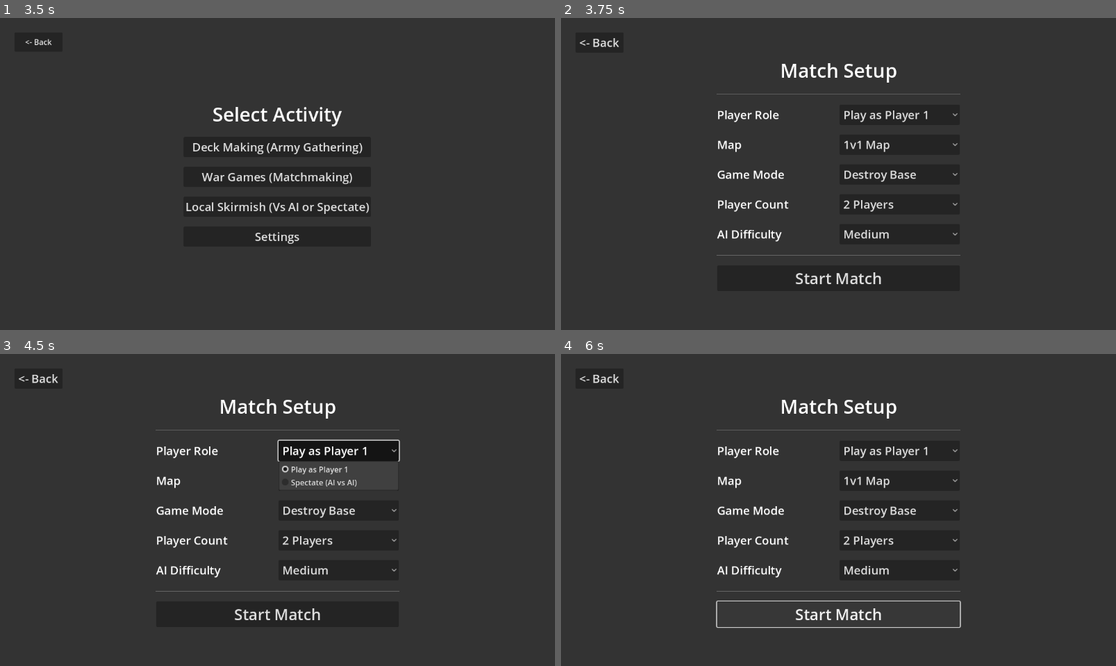
Above: before the commit, frames 1-4 (two rows, left to right).
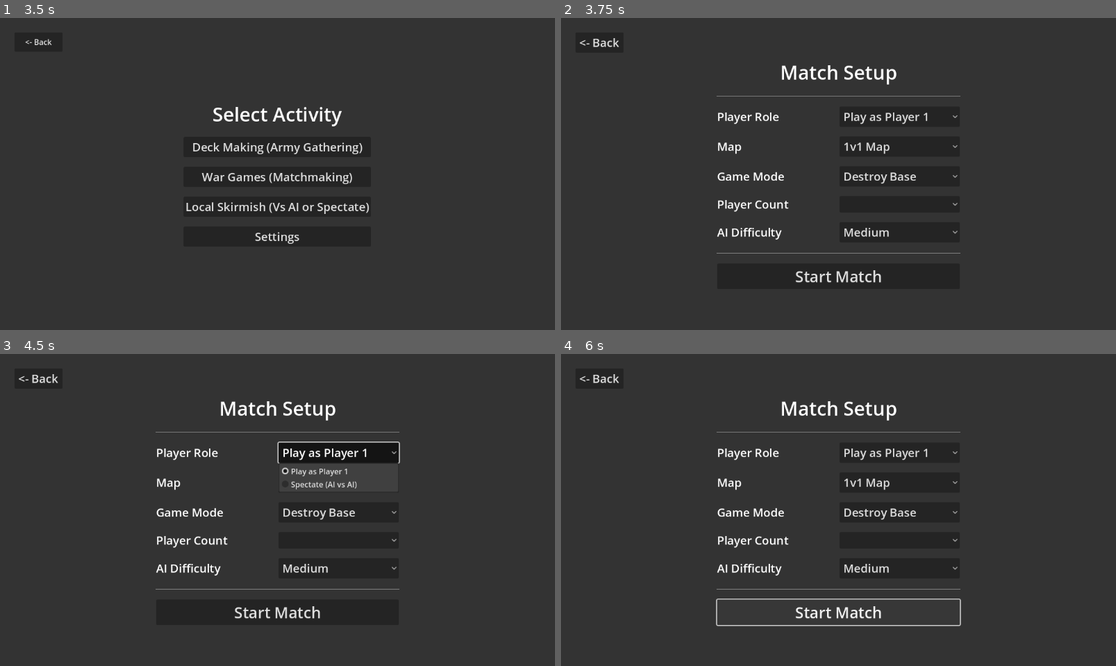
Above: after the commit, the same moments.

Repository: geoffbradford96/UBB_v4
Game: Godot game, scene res://Scenes/BootScreen.tscn
The game is run twice, just before and just after one commit, with the same random seed, the same clock (stepped at 60 frames per second) and the same inputs.
Inputs (mouse positions are in pixels of both pictures, inside the frame that each line leads up to):
- Up to frame 1 (3.5 s): tap Enter at 0.5, 2 s; move the mouse to (399, 158) at 0.52 s; hold Right (ui_right) 0.53-1.25 s; click (399, 158) at 0.67 s; tap Space at 1.25 s; drag from (166, 189) to (249, 236) at 1.27 s; move the mouse to (333, 105) at 2.02 s; hold Right (ui_right) 2.03-2.75 s; click "Local Play" at 2.75 s
- Up to frame 2 (3.75 s): click "Local Skirmish (Vs AI or Spec…" at 3.5 s
- Up to frame 3 (4.5 s): click "Play as Player 1" at 4.25 s
- Up to frame 4 (6 s): click "Play as Player 1" at 5 s; click "Start Match" at 5.75 s

Frame 1 is identical in both runs. In frame 2, 2.6% of the frame differs, in the area x 28-72%, y 14-86%; in frame 3, 3.1%; in frame 4, 3.2%, in the area x 27-73%, y 14-88%.
Error before the commit: Attempt to call function 'select' in base 'null instance' on a null instance. (res://Scripts/MatchSetup.gd:53)
Error after the commit: Attempt to call function 'add_item' in base 'null instance' on a null instance. (res://Scripts/MatchSetup.gd:27)

Commit message:
Fix OptionButton out of bounds index error in MatchSetup

Diff:
--- a/Scripts/MatchSetup.gd
+++ b/Scripts/MatchSetup.gd
@@ -18,7 +18,6 @@
 	mode_option.add_item("Destroy Base")
 	mode_option.add_item("King of the Hill")
 
-	_update_players_dropdown(0)
 
 	diff_option.add_item("Easy")
 	diff_option.add_item("Medium")
@@ -39,6 +38,7 @@
 	timer_option.add_item("55 Minutes")  # 11
 	timer_option.add_item("60 Minutes")  # 12
 	timer_option.select(2) # Default 10 min
+	_update_players_dropdown(0)
 
 func _update_players_dropdown(map_index: int):
 	players_option.clear()
